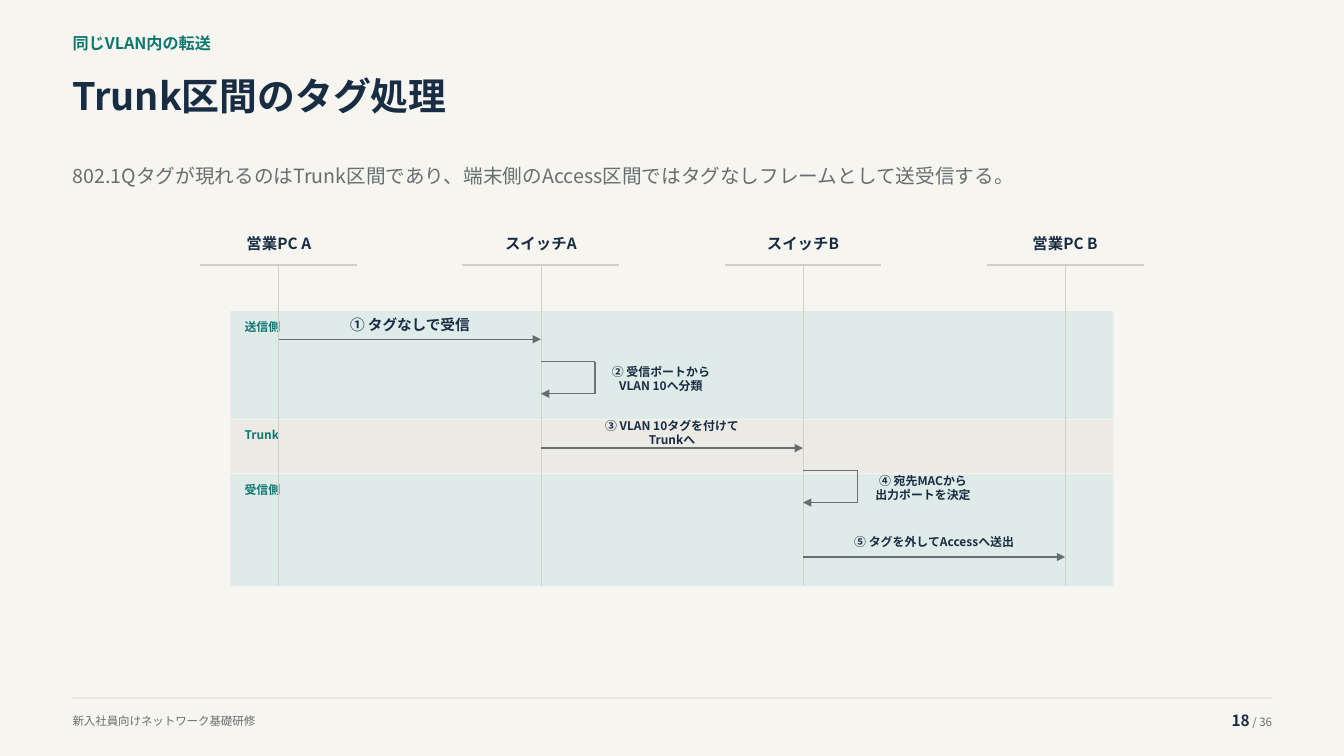
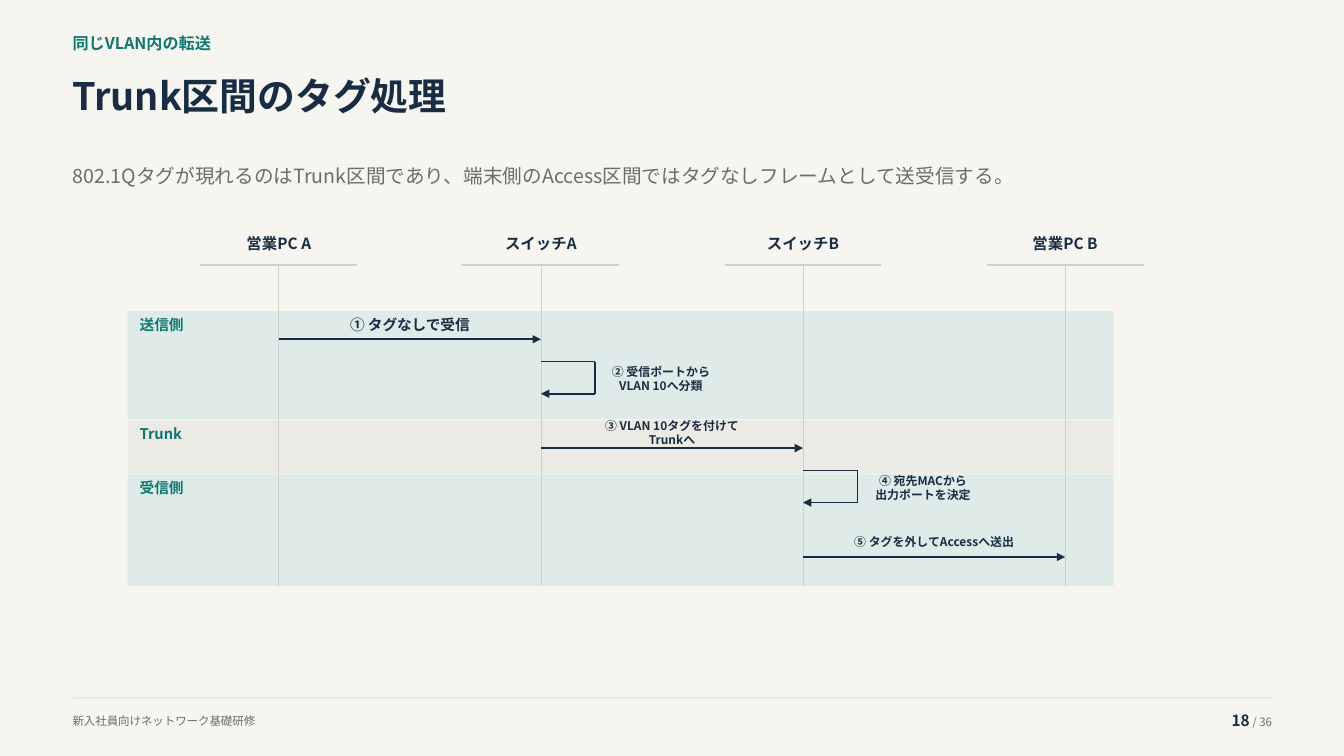
Before and after one commit to thinas1115/pptxdsl, a slide deck: slide 18 of examples/training/vlan/vlan_training.pptx. Drawn at 1344x756 pixels with LibreOffice and Linux fonts; fonts in the diff are those of the drawing. Boxes give left, top, right and bottom in pixels: in the first picture for what was removed or moved away, otherwise in the second. Text is boxed around its words. In the diff, an @@ line names an element or a change of style, - is before the commit and + after.

```diff
--- a/examples/training/vlan/vlan_training.pptx
+++ b/examples/training/vlan/vlan_training.pptx
@@ rectangle: place and size @@
-rectangle at [231,312,1114,419]
+rectangle at [128,312,1114,419]
@@ text "送信側": place and size @@
-text "送信側" at [245,314,358,336]
+text "送信側" at [140,316,184,335]
@@ arrow (279, 340) - (541, 340): stroke #666E70 1.05 pt to #182C43 1.25 pt @@
@@ line (541, 362) - (596, 362): stroke #6C7372 1.25 pt to #182C43 1.25 pt @@
@@ line (596, 362) - (596, 394): stroke #6C7372 1.25 pt to #182C43 1.25 pt @@
@@ arrow (596, 394) - (541, 394): stroke #666E70 1.05 pt to #182C43 1.25 pt @@
@@ rectangle: place and size @@
-rectangle at [231,420,1114,474]
+rectangle at [128,420,1114,474]
@@ text "Trunk": place and size @@
-text "Trunk" at [245,422,358,445]
+text "Trunk" at [140,427,182,439]
@@ arrow (541, 449) - (804, 449): stroke #666E70 1.05 pt to #182C43 1.25 pt @@
@@ rectangle: place and size @@
-rectangle at [231,475,1114,587]
+rectangle at [128,475,1114,587]
@@ size 8.5 to 10.5 pt; line spacing 1.3 to 1.05; vertical alignment middle to top in 3 elements at [140,427,182,439], [140,316,184,335], [140,479,184,498] @@
@@ text "受信側": place and size @@
-text "受信側" at [245,477,358,499]
+text "受信側" at [140,479,184,498]
@@ line (804, 471) - (858, 471): stroke #6C7372 1.25 pt to #182C43 1.25 pt @@
@@ line (858, 471) - (858, 503): stroke #6C7372 1.25 pt to #182C43 1.25 pt @@
@@ arrow (858, 503) - (804, 503): stroke #666E70 1.05 pt to #182C43 1.25 pt @@
@@ arrow (804, 558) - (1066, 558): stroke #666E70 1.05 pt to #182C43 1.25 pt @@
```
Also in this commit, not shown: 2 other slides changed, 7 other files.
